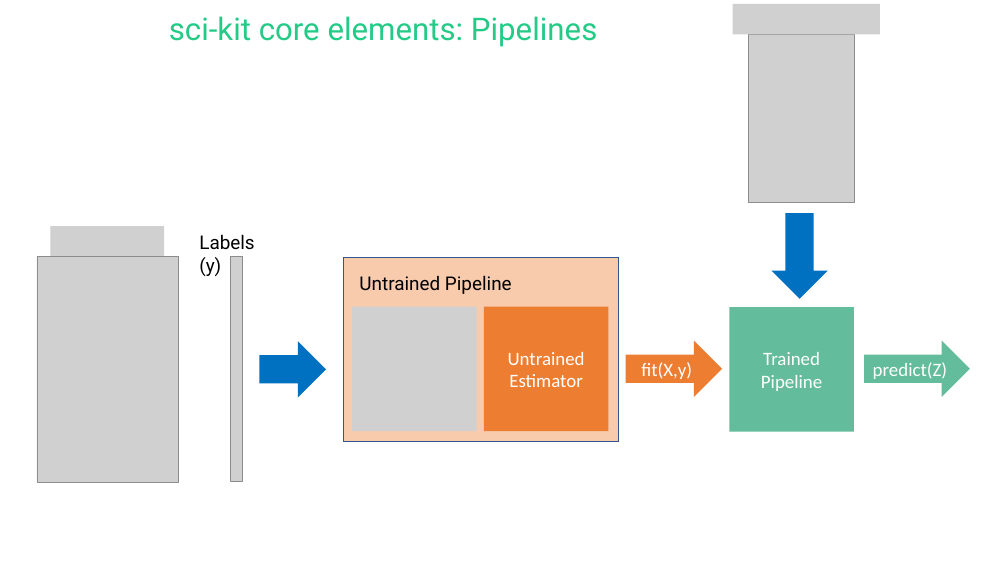
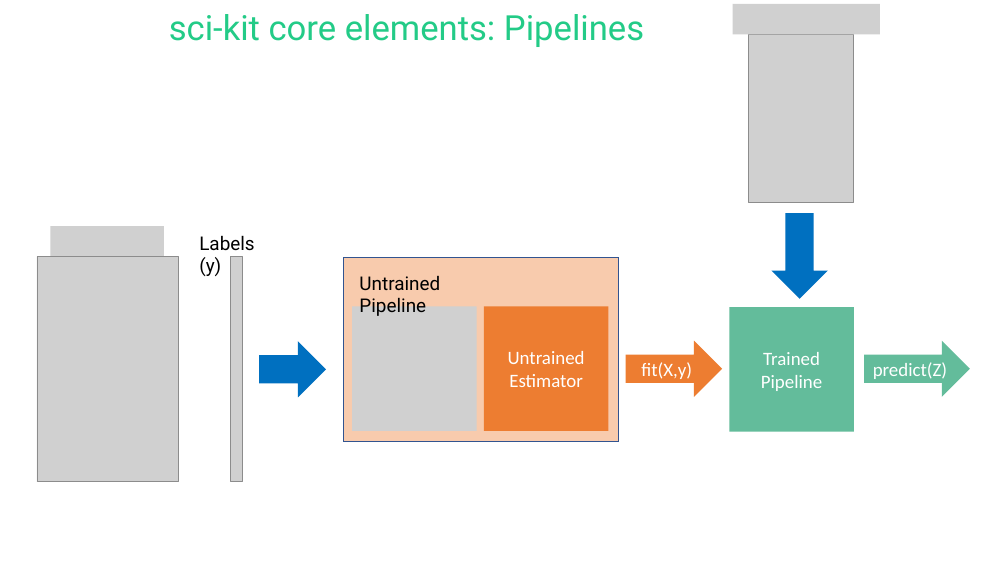
Before and after one commit to Mbaez97/fgv-class-2026-scikitlearn-tutorial, a slide deck: slide 10 of Scikit-learn class.pptx. Drawn at 1008x567 pixels with LibreOffice and Linux fonts; fonts in the diff are those of the drawing; grey boxes stand for pictures. Boxes give left, top, right and bottom in pixels: in the first picture for what was removed or moved away, otherwise in the second. Text is boxed around its words. In the diff, an @@ line names an element or a change of style, - is before the commit and + after.

```diff
--- a/Scikit-learn class.pptx
+++ b/Scikit-learn class.pptx
@@ title "sci-kit core elements: Pipelines" at [169,14,644,47]: size 29.7 to 33 pt; line spacing 0.9 to 0.8 @@
@@ rectangle at [343,258,619,442]: outline #325491 1 pt to #325490 1 pt @@
@@ text "Untrained Pipeline" rewrapped from [359,275,512,294] to [359,276,440,316] @@
```
Also in this commit, not shown: 9 other slides changed.
